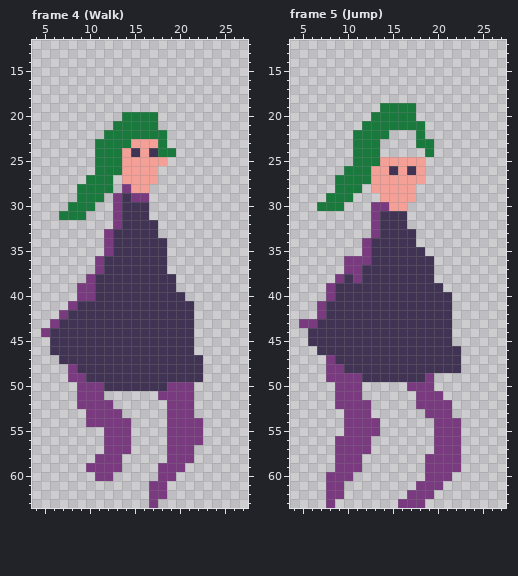
One commit to this pixel-art file: assets/sprites/temp_hero.aseprite. That is the earlier state.
32x64 pixels, 7 frames. Shown: frame 4 (Walk): x 4..27, y 12..63; frame 5 (Jump): x 4..27, y 12..63. The commit also changed other frames, which this record leaves out.
The same view after the edit:
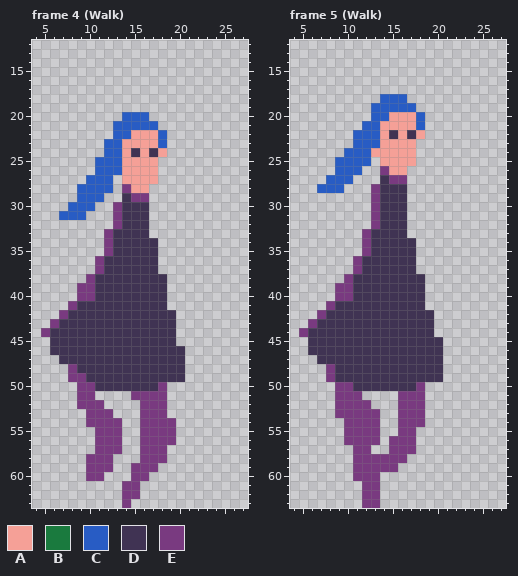
Palette (. is transparent): A #f5a097  B #1a7a3e  C #285cc4  D #403353  E #793a80
Changes in this commit:
Changed rows in their new state; - is an unchanged pixel.
Frame 4 (Walk):
first column x 7:
20 -------CCC.-----
21 ------CCCCC-----
22 -----.CCAAAC----
23 ----.CCA---C----
24 ----.CC----A.---
25 ----CCC----.----
26 ----CCC---------
27 ---CCC----------
28 --CCCC----------
29 --CCC-.---------
30 -CCC------------
31 CCC-------------
32 ----------.-----
33 ----------.-----
34 -----------.----
35 -----------.----
36 -----------.----
37 -----------.----
38 ------------.---
39 ------------.---
40 ------------..--
41 ------------...-
42 -------------..-
43 -------------..-
44 -------------..-
45 -------------..-
46 --------------.-
47 --------------..
48 --------------..
49 --------------..
50 ----D------E...-
51 ----.---EEE-...-
52 -----.---EEE...-
53 ------.--EEE...-
54 -------.-EEE-...
55 ----E--.-EEE-...
56 ----E--.-EEE-...
57 ----E--.-EEE...-
58 ---E--.--EEE...-
59 ------.-EEE...--
60 ---E-.--EE-..---
61 -------EE-..----
62 -------EE-..----
63 -------E--.-----
Frame 5 (Walk):
first column x 5:
18 ---------CCC------
19 --------CCCCC-----
20 --------CCAAAC----
21 -------CCAAAAC----
22 ------CCCADADA----
23 ------CCCAAAA..---
24 -----CCCAAAAA-.---
25 ----CCCC.----.----
26 ----CCC..EA-..----
27 ---CCC...DEE..----
28 --CCC..-EDDD.-----
29 ---...--EDDD.-----
30 --...----DDD------
33 -------ED---.-----
35 -------------.----
36 -----.-D-----..---
37 -----.-------..---
38 ----.ED-------.---
39 ---.EE--------..--
40 ---.EE--------...-
41 --.E----------...-
42 ---------------..-
43 .--------------..-
44 E--------------..-
45 ----------------.-
46 -D--------------..
47 --DD------------..
48 ----D-----------..
49 ----DDD-------DD--
50 ------DDDDDDD-.---
51 -----------EE-..--
52 -----------EE-...-
53 ----E---E--EEE...-
54 -----------EEE-...
55 -----------EE--...
56 ----.---E-EEE--...
57 ----..----EEE--...
58 ----..-EEEEE--....
59 ----..-EEEE---....
60 ---...EEE-----...-
61 ---..--EE----...--
62 ---..--EE---...---
63 ---.---EE--...----
